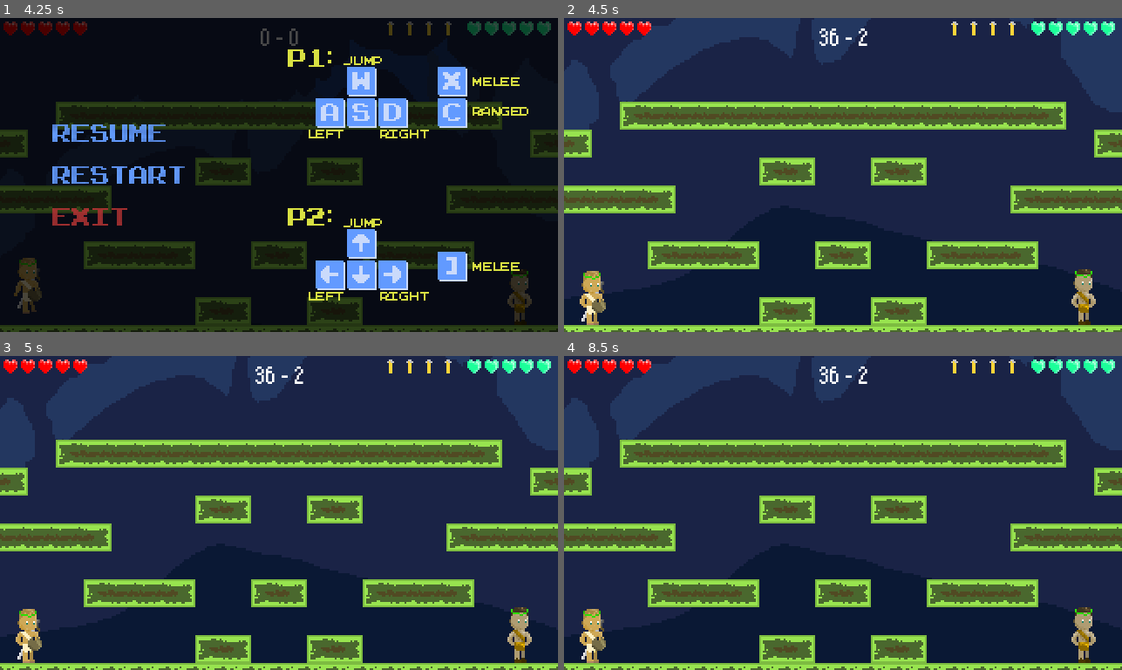
Above: before the commit, frames 1-4 (two rows, left to right).
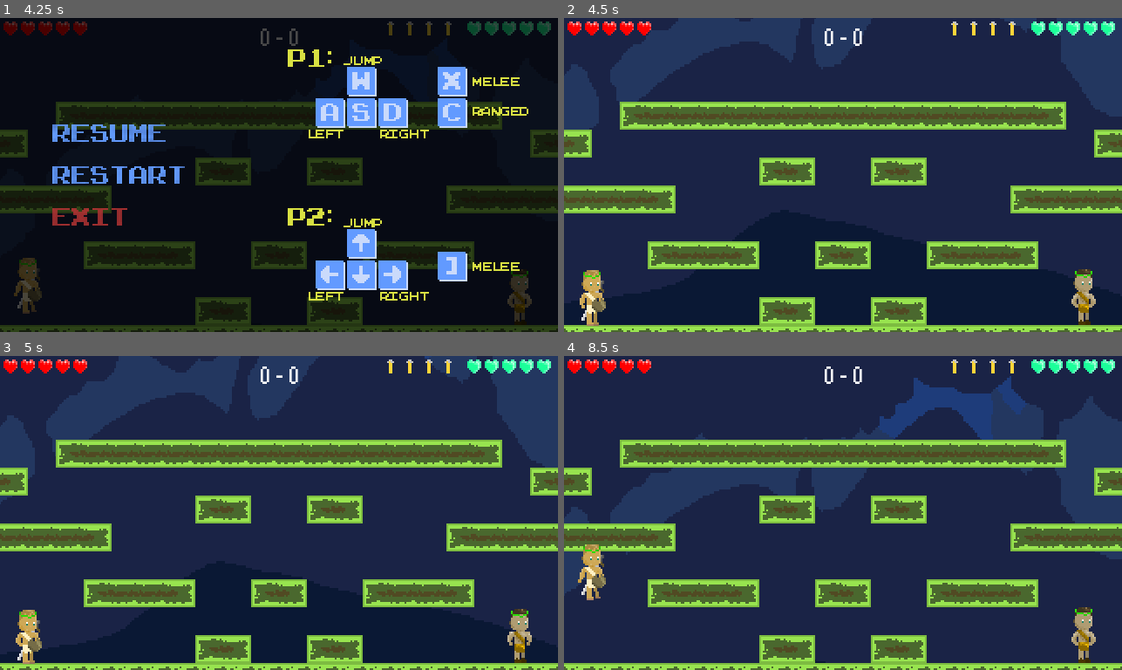
Above: after the commit, the same moments.

Repository: m4tthw-xu/Prometheus
Game: Godot game, scene res://Multiplayer.tscn
Same seed, same stepped clock (60 frames per second), same inputs: the game is played once before the commit and once after it. This scene is started directly instead of the project's main scene.
Inputs (mouse positions are in pixels of both pictures, inside the frame that each line leads up to):
- Up to frame 1 (4.25 s): tap Enter at 0.5 s; tap Space (ui_accept) at 0.77, 1.52, 3.02, 3.77 s; tap Escape (ui_cancel) at 4.15 s
- Up to frame 2 (4.5 s): click (681, 175) at 4.25 s
- Up to frame 3 (5 s): no input
- Up to frame 4 (8.5 s): tap Space (ui_accept) at 5.27, 6.77, 7.52, 8.27 s

Frame 1 is identical in both runs. In frame 2, 1.4% of the frame differs, in the area x 0-100%, y 0-99%; in frame 3, 5.3%; in frame 4, 20%, in the area x 0-100%, y 0-98%.

Commit message:
Multiplayer Pause Menu Bug Fix

Diff:
--- a/Prometheus/Multiplayer.tscn
+++ b/Prometheus/Multiplayer.tscn
@@ -40,7 +40,7 @@
 margin_right = 320.0
 margin_bottom = 14.0
 custom_fonts/font = SubResource( 1 )
-text = "36 - 2"
+text = "0 - 0"
 align = 1
 __meta__ = {
 "_edit_use_anchors_": false
--- a/Prometheus/MultiplayerPause.gd
+++ b/Prometheus/MultiplayerPause.gd
@@ -16,7 +16,13 @@
 
 
 func _on_Restart_pressed():
-	get_tree().change_scene("res://" + get_tree().get_current_scene().name + ".tscn")
+	pause()
+	# reset all of the stats
+	MasterData.health = 100
+	MasterData.health_p2 = 100
+	MasterData.kills_p1 = 0
+	MasterData.kills_p2 = 0
+	get_tree().change_scene("res://Multiplayer.tscn")
 
 
 func _on_Exit_pressed():
Not shown, changed: Prometheus/leaderboard.txt
